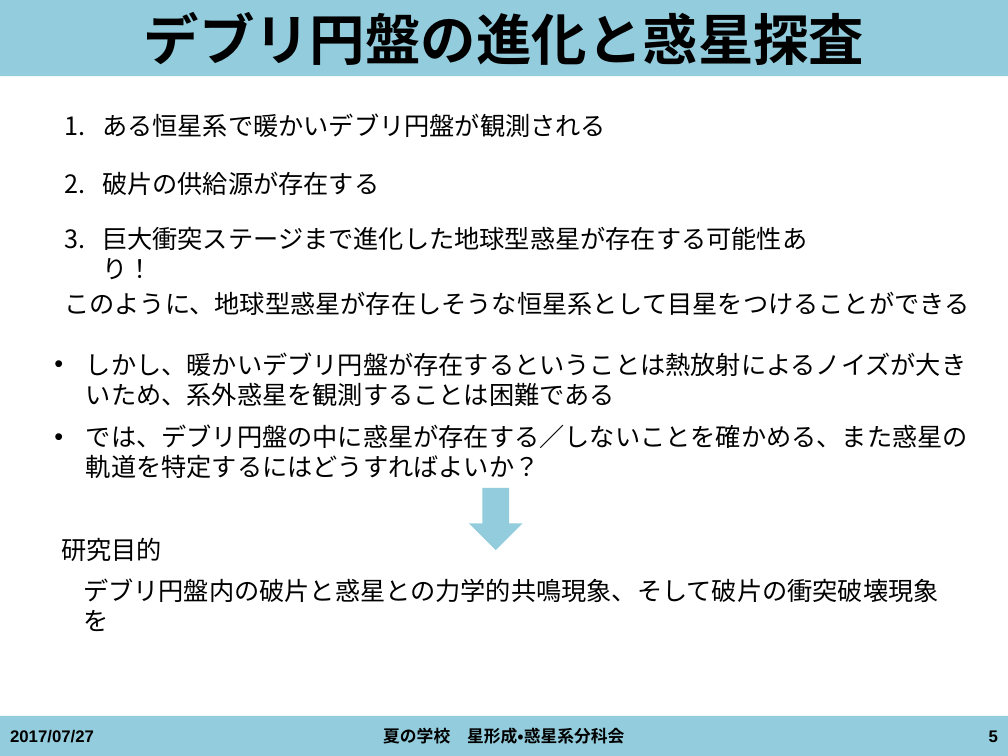
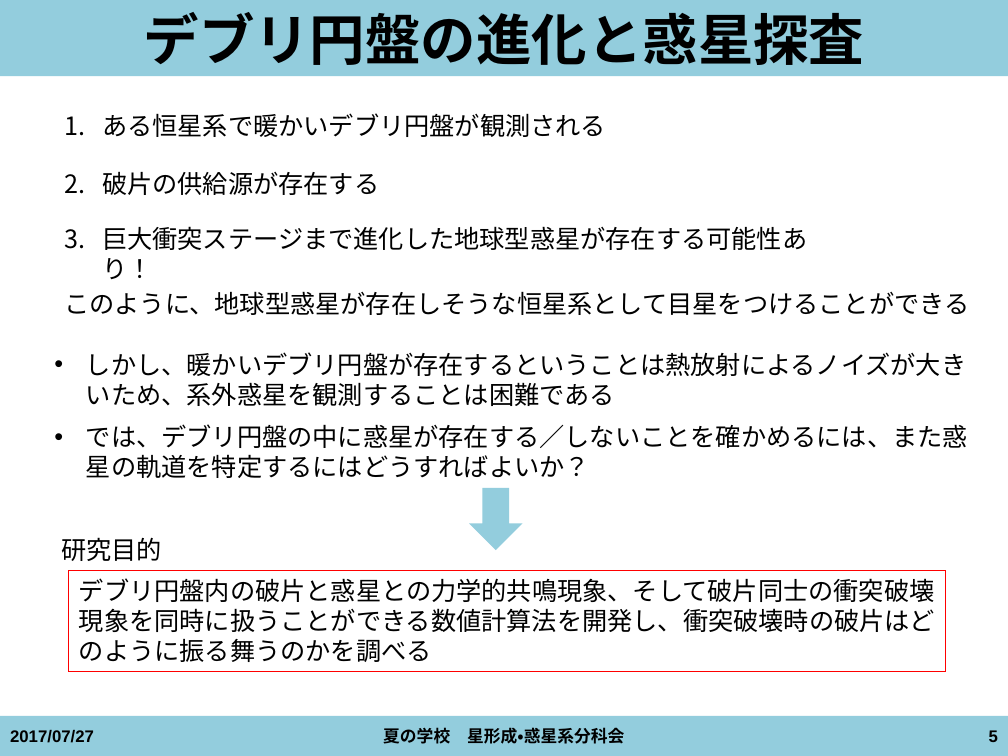
Before and after one commit to kazpc1215/Summer_School_2017, a slide deck: slide 5 of isoya20170727_ver1.pptx. Drawn at 1008x756 pixels with LibreOffice and Linux fonts; fonts in the diff are those of the drawing. Boxes give left, top, right and bottom in pixels: in the first picture for what was removed or moved away, otherwise in the second. Text is boxed around its words. In the diff, an @@ line names an element or a change of style, - is before the commit and + after.

```diff
--- a/isoya20170727_ver1.pptx
+++ b/isoya20170727_ver1.pptx
@@ text at [86,424,968,478]: text changed @@
-• では、デブリ円盤の中に惑星が存在する／しないことを確かめる、また惑星の軌道を特定するにはどうすればよいか？
+• では、デブリ円盤の中に惑星が存在する／しないことを確かめるには、また惑星の軌道を特定するにはどうすればよいか？
@@ rectangle "デブリ円盤内の破片と惑星との力学的共鳴現象、そして破片同士の衝突破壊現象を同時に扱うことができる数値計算法を開発し、衝突 ...": place and size @@
-rectangle "デブリ円盤内の破片と惑星との力学的共鳴現象、そして破片同士の衝突破壊現象を同時に扱うことができる数値計算法を開発し、衝突 ..." at [83,578,939,631]
+rectangle "デブリ円盤内の破片と惑星との力学的共鳴現象、そして破片同士の衝突破壊現象を同時に扱うことができる数値計算法を開発し、衝突 ..." at [69,571,946,672]
@@ rectangle "デブリ円盤内の破片と惑星との力学的共鳴現象、そして破片同士の衝突破壊現象を同時に扱うことができる数値計算法を開発し、衝突 ..." at [69,571,946,672]: outline none to #FF0000 0.75 pt @@
@@ text in rectangle at [79,578,935,662]: text changed @@
-デブリ円盤内の破片と惑星との力学的共鳴現象、そして破片の衝突破壊現象を
+デブリ円盤内の破片と惑星との力学的共鳴現象、そして破片同士の衝突破壊現象を同時に扱うことができる数値計算法を開発し、衝突破壊時の破片はどのように振る舞うのかを調べる
```
Also in this commit, not shown: 6 other slides changed, 2 slides added.
